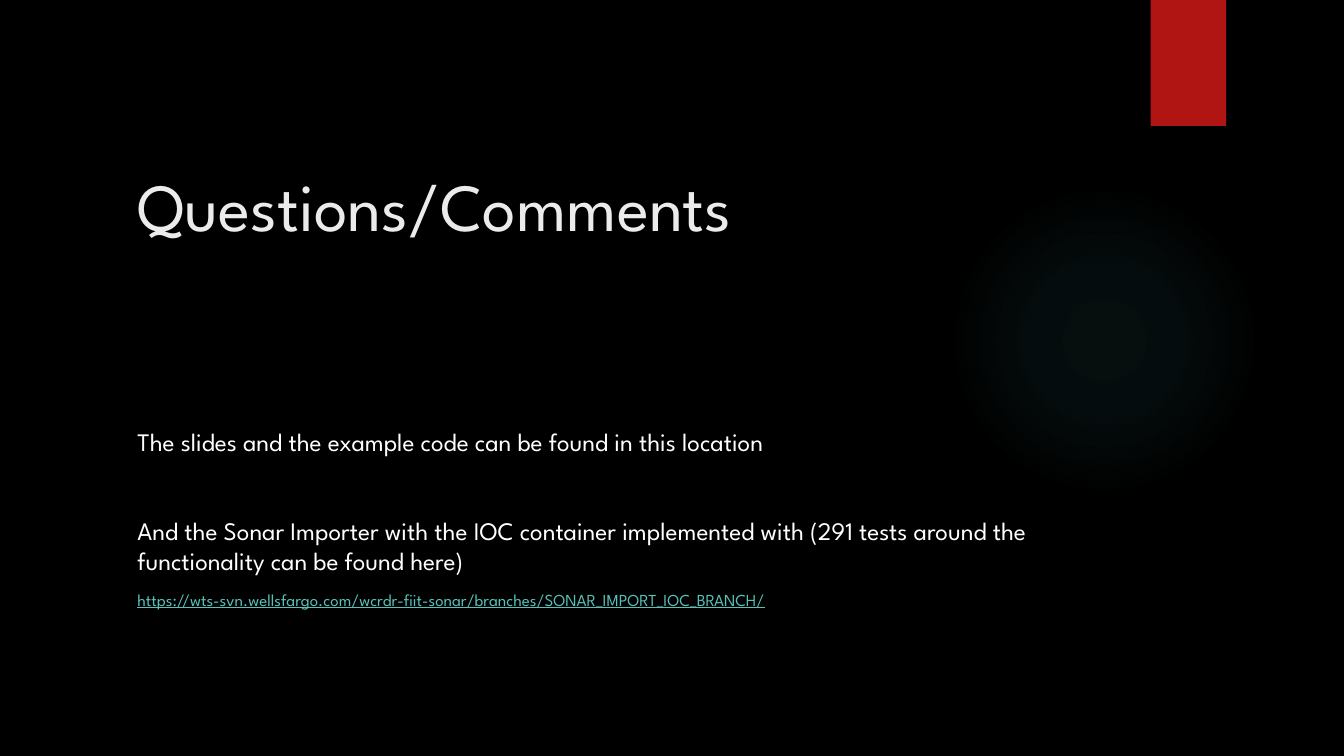
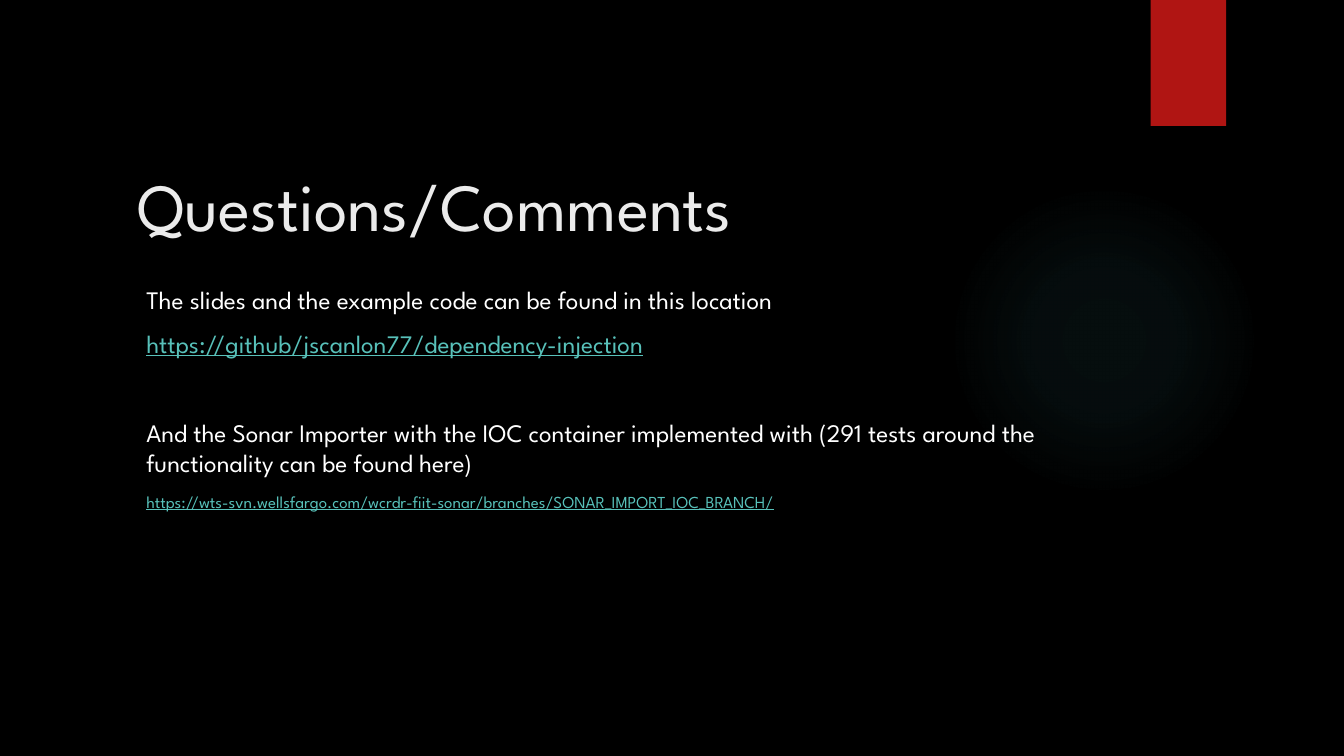
Before and after one commit to jscanlon77/dependency-injection, a slide deck: slide 13 of Castle Windsor Inversion of Control.pptx. Drawn at 1344x756 pixels with LibreOffice and Linux fonts; fonts in the diff are those of the drawing; background and template pictures are left out. Boxes give left, top, right and bottom in pixels: in the first picture for what was removed or moved away, otherwise in the second. Text is boxed around its words. In the diff, an @@ line names an element or a change of style, - is before the commit and + after.

```diff
--- a/Castle Windsor Inversion of Control.pptx
+++ b/Castle Windsor Inversion of Control.pptx
@@ text "The slides and the example ...": place and size @@
-text "The slides and the example ..." at (137,433,1026,610)
+text "The slides and the example ..." at (146,291,1035,512)
@@ text at (146,335,642,359): paragraph added @@
+https://github/jscanlon77/dependency-injection
```
Also in this commit, not shown: 7 other slides changed, 2 slides added, 2 slides removed.
